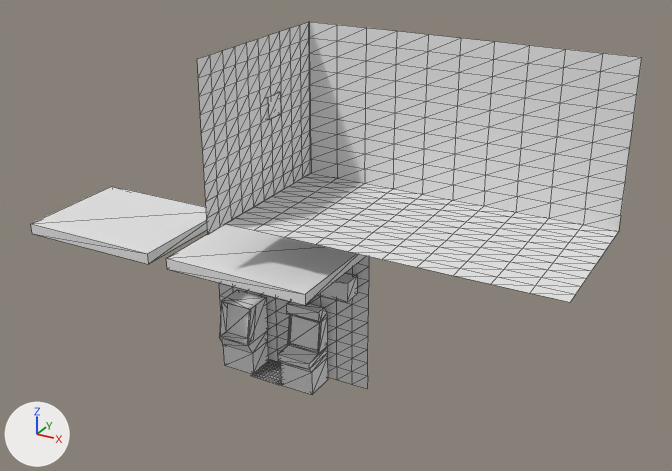
An edit to the glTF model bug-game/models/environment_v001.glb, drawn before and after from the same camera.
Both versions are drawn from a 50 mm camera at (305.0, -467.0, 347.0) aimed at (47.0, 1.0, 113.0). Every picture has the same lights, and +X, +Y and +Z are marked at lower left. Mesh edges are drawn as thin lines. Vertices at the same position are counted once.

The scene before the commit, as lines of its bpy script (objects in view):
```python
me_mesh_0 = bpy.data.meshes.new('Mesh_0')
me_mesh_0.from_pydata(...)  # 721 vertices, 1208 faces; spans x -145.0..209.0, y -72.0..48.0, z 0.0..234.0
ob_geo1 = bpy.data.objects.new('geo1', me_mesh_0)
ob_geo1.location = (0.0, 0.0, 0.0)
```
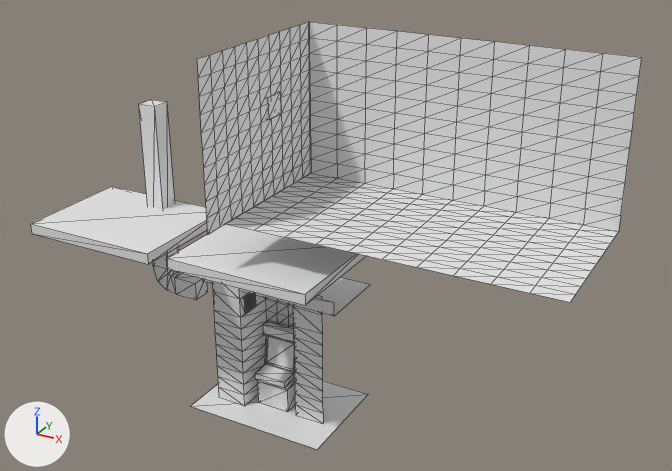
The newer file is also turned or shifted as a whole; pictures and numbers use the older file's frame.

Diff of the bpy script that builds the scene:
```diff
--- a/bug-game/models/environment_v001.glb.py
+++ b/bug-game/models/environment_v001.glb.py
@@ me_mesh_0 @@
 # used by ob_geo1; location = (0.0, 0.0, 0.0)
-me_mesh_0.from_pydata(...)  # 721 vertices, 1208 faces; spans x -145.0..209.0, y -72.0..48.0, z 0.0..234.0
+me_mesh_0.from_pydata(...)  # 728 vertices, 1080 faces; spans x -145.0..209.0, y -72.0..48.0, z -26.0..234.0
+# me_mesh_0 part 1: the loose piece of 24 vertices spanning x -46.0..59.0, y -5.0..8.0, z 72.0..208.0 is deleted
+# me_mesh_0 part 2: 1 vertex moved within x -12.0, y -8.0, z 0.0; 308 vertices removed from x -53.0..65.0, y -15.0..12.0, z 0.0..102.0; 339 vertices added at x -98.0..51.0, y -32.0..42.0, z -26.0..179.0
```

Pixel boxes [x1, y1, x2, y2] of what changed, in the pictures (672 x 471 px; the box of a moved part takes in the faces that stretch with it):
'geo1', reshaped (15% taller): before [31, 22, 642, 394]; after [31, 22, 642, 449]
part 1 of me_mesh_0, deleted: before [319, 273, 357, 302]
part 2 of me_mesh_0, moved or reshaped: before [219, 256, 369, 394]; after [138, 100, 369, 449]
